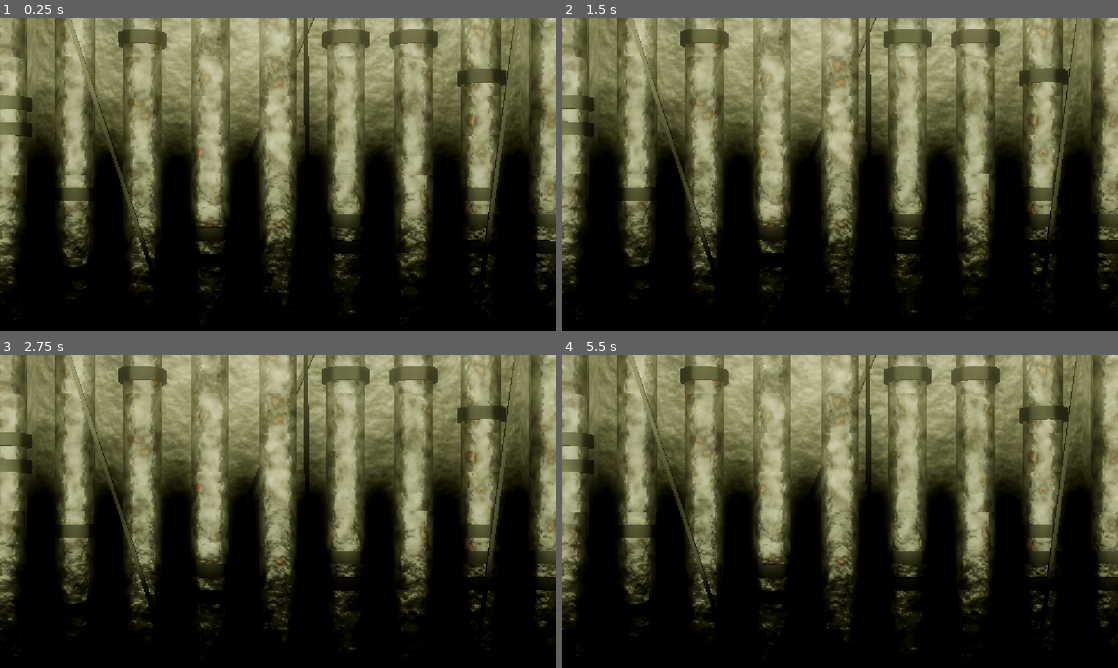
Above: before the commit, frames 1-4 (two rows, left to right).
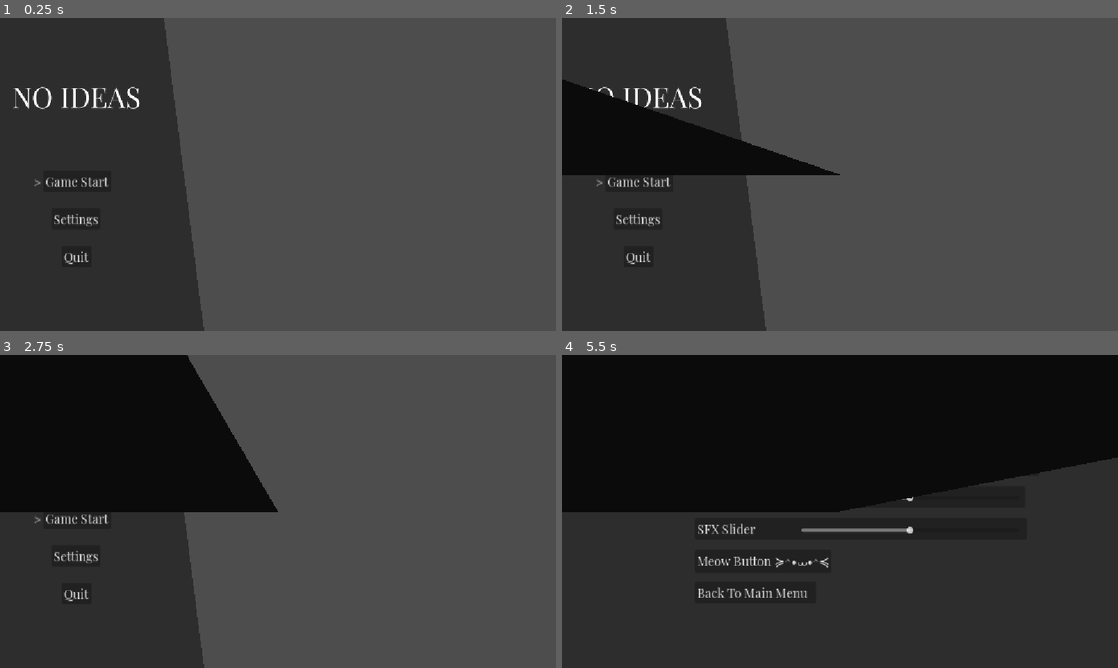
Above: after the commit, the same moments.

Repository: PortalGolem/BrackeysGameJam20262
Game: Godot game, scene res://Scenes/Menus/MainMenu.tscn
Same seed, same stepped clock (60 frames per second), same inputs: the game is played once before the commit and once after it. Before the commit the project starts from res://Assets/Scenes/Main_Menu_Backgrround.tscn.
Inputs (mouse positions are in pixels of both pictures, inside the frame that each line leads up to):
- Up to frame 1 (0.25 s): no input
- Up to frame 2 (1.5 s): click (639, 180) at 0.5 s, where only the run after the commit has a clickable "Game Start"; click (639, 180) at 1.25 s, where only the run after the commit has a clickable "Game Start"
- Up to frame 3 (2.75 s): move the mouse to (400, 495) at 2.02 s; hold Right (ui_right) from 2.03 s (still down); click (400, 495) at 2.1 s
- Up to frame 4 (5.5 s): move the mouse to (728, 527) at 2.77 s; release Right (ui_right) at 2.78 s; hold Down (ui_down) 2.78-3.53 s; right-click (728, 527) at 2.85 s; move the mouse to (895, 442) at 3.52 s; hold Right (ui_right) 3.53-4.28 s; click (895, 442) at 3.6 s; move the mouse to (812, 574) at 4.27 s; hold Up (ui_up) 4.28-5.03 s; right-click (812, 574) at 4.35 s; move the mouse to (1006, 558) at 5.02 s; hold Left (ui_left) from 5.03 s (still down); click (1006, 558) at 5.1 s

The runs differ from the first frame. In frame 1, 95% of the frame differs, in the area x 0-100%, y 0-100%; in frame 2, 94%; in frame 3, 95%; in frame 4, 94%.

Commit message:
accuracy baras

Diff:
--- a/Scenes/Menus/AccuracyMeter.tscn
+++ b/Scenes/Menus/AccuracyMeter.tscn
@@ -1,6 +1,36 @@
 [gd_scene format=3 uid="uid://ceiwv563g50j7"]
 
 [ext_resource type="Script" uid="uid://pd7rla1h76w7" path="res://scripts/Accuracy_Bar.gd" id="1_wkpfp"]
+[ext_resource type="Shader" uid="uid://dxag0prch8mjr" path="res://AssetStore/transition.gdshader" id="2_vxame"]
+[ext_resource type="Texture2D" uid="uid://vyrau2snywgq" path="res://Assets/UIAssets/AccuracyBarOverlay.png" id="3_76el0"]
+
+[sub_resource type="ShaderMaterial" id="ShaderMaterial_kbhuk"]
+shader = ExtResource("2_vxame")
+shader_parameter/use_sprite_alpha = true
+shader_parameter/use_transition_texture = false
+shader_parameter/transition_type = 0
+shader_parameter/position = Vector2(0, 0)
+shader_parameter/invert = false
+shader_parameter/grid_size = Vector2(1, 1)
+shader_parameter/rotation_angle = 0.0
+shader_parameter/global_x_mirror = false
+shader_parameter/global_y_mirror = false
+shader_parameter/local_x_mirror = false
+shader_parameter/local_y_mirror = false
+shader_parameter/stagger = Vector2(0, 0)
+shader_parameter/cumulative_stagger_flip = false
+shader_parameter/cumulative_stagger = Vector2(0, 0)
+shader_parameter/stagger_frequency = Vector2i(2, 2)
+shader_parameter/flip_frequency = Vector2i(1, 1)
+shader_parameter/basic_feather = 0.0
+shader_parameter/use_mask_size = false
+shader_parameter/mask_size = Vector2(100, 100)
+shader_parameter/edges = 6
+shader_parameter/shape_feather = 0.1
+shader_parameter/sectors = 1
+shader_parameter/clock_feather = 0.0
+shader_parameter/progress = 0.0
+shader_parameter/progress_bias = Vector2(0, 0)
 
 [node name="AccuracyMeter" type="Control" unique_id=1817966563]
 layout_mode = 3
@@ -14,28 +44,32 @@
 
 [node name="Control" type="Control" parent="." unique_id=2020325541]
 anchors_preset = 0
-offset_left = 219.0
-offset_right = 259.0
-offset_bottom = 40.0
+offset_left = 206.0
+offset_top = -4.0
+offset_right = 246.0
+offset_bottom = 36.0
 script = ExtResource("1_wkpfp")
 accuracy_percent = 80.0
 metadata/_edit_group_ = true
 
 [node name="OutlineBar" type="ColorRect" parent="Control" unique_id=643197117]
 layout_mode = 0
-offset_right = 201.0
-offset_bottom = 512.0
+offset_left = 46.0
+offset_top = 24.0
+offset_right = 176.0
+offset_bottom = 497.0
 
 [node name="FillBar" type="ColorRect" parent="Control/OutlineBar" unique_id=947418062]
 layout_mode = 1
-offset_top = 512.0
-offset_right = 200.80379
-offset_bottom = 712.0
+offset_top = 474.22968
+offset_right = 130.11934
+offset_bottom = 636.45935
 rotation = 3.1415927
 pivot_offset_ratio = Vector2(0.5, 0)
 color = Color(1, 0.5372549, 1, 1)
 
 [node name="written text" type="Label" parent="Control" unique_id=1099261829]
+visible = false
 layout_mode = 0
 offset_left = 32.0
 offset_top = 55.0
@@ -54,3 +88,14 @@
 100
 %"
 horizontal_alignment = 1
+
+[node name="TextureRect" type="TextureRect" parent="Control" unique_id=1435113794]
+modulate = Color(0, 0, 0, 1)
+material = SubResource("ShaderMaterial_kbhuk")
+layout_mode = 0
+offset_left = -149.0
+offset_top = -14.0
+offset_right = 1899.0
+offset_bottom = 2034.0
+scale = Vector2(0.26, 0.26)
+texture = ExtResource("3_76el0")
--- a/Scenes/music_stream_player.tscn
+++ b/Scenes/music_stream_player.tscn
@@ -6,4 +6,5 @@
 [node name="MusicStreamPlayer" type="AudioStreamPlayer" unique_id=87527043]
 stream = ExtResource("1_xnxmk")
 max_polyphony = 13
+parameters/looping = true
 script = ExtResource("2_5p50w")
--- a/project.godot
+++ b/project.godot
@@ -11,7 +11,7 @@
 [application]
 
 config/name="Brackeys GameJam"
-run/main_scene="uid://cjibfdkbe6qe5"
+run/main_scene="uid://db3f64haped0m"
 config/features=PackedStringArray("4.7", "GL Compatibility")
 config/icon="res://icon.svg"
 
--- a/scripts/music_stream_player.gd
+++ b/scripts/music_stream_player.gd
@@ -11,6 +11,7 @@
 func _process(delta: float) -> void:
 	loop_music()
 	volume_db = linear_to_db((global.Master_Volume * (global.Music_Volume)))
+
 	pass
 
 	#DO NOT TOUCH
Binary file added: Assets/UIAssets/AccuracyBarOverlay.png
Not shown, added: Assets/UIAssets/AccuracyBarOverlay.png.import
